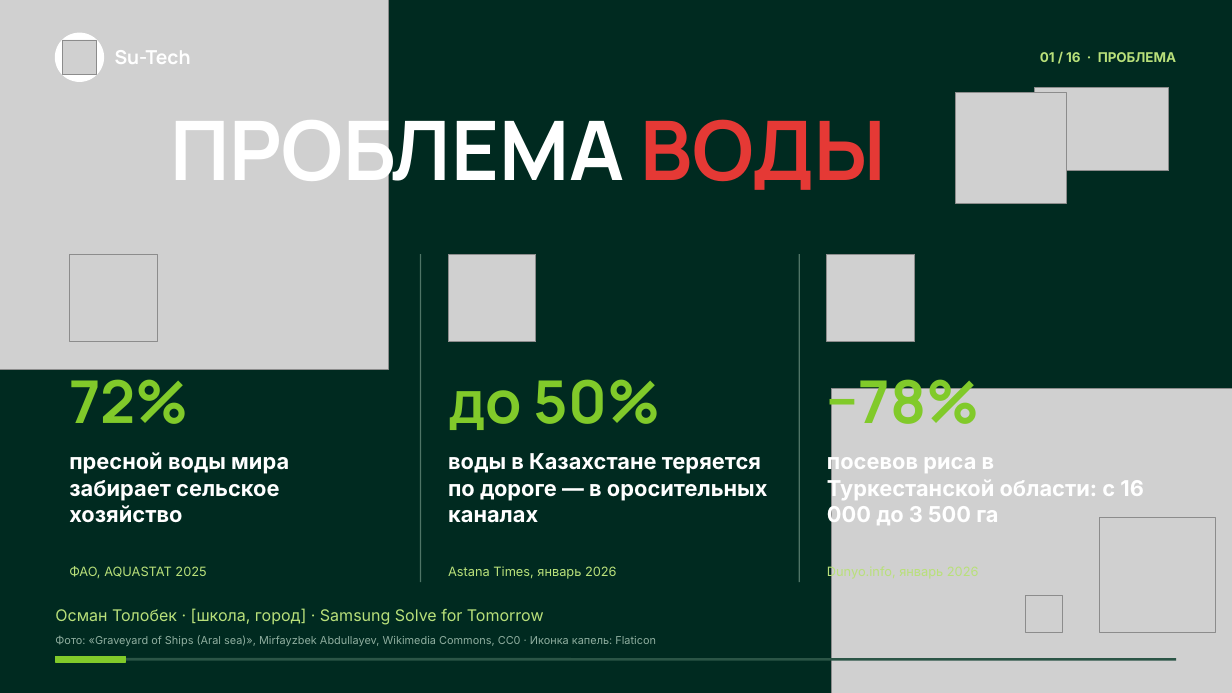
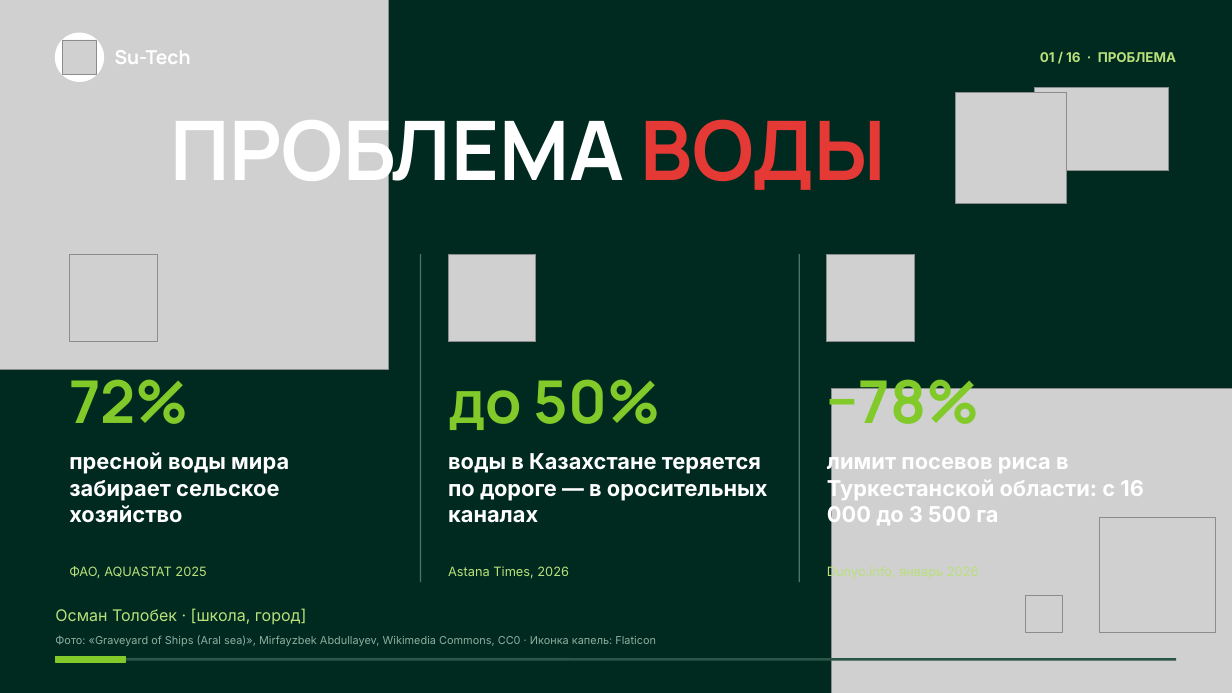
Before and after one commit to osmanri/sutech-core, a slide deck: slide 1 of docs/pitch/files/Su-Tech-Canva.pptx. Drawn at 1232x693 pixels with LibreOffice and Linux fonts; fonts in the diff are those of the drawing; grey boxes stand for pictures; background and template pictures are left out. Boxes give left, top, right and bottom in pixels: in the first picture for what was removed or moved away, otherwise in the second. Text is boxed around its words. In the diff, an @@ line names an element or a change of style, - is before the commit and + after.

```diff
--- a/docs/pitch/files/Su-Tech-Canva.pptx
+++ b/docs/pitch/files/Su-Tech-Canva.pptx
@@ text at bbox=[827, 451, 1144, 527]: text changed @@
-посевов риса в Туркестанской области: с 16 000 до 3 500 га
+лимит посевов риса в Туркестанской области: с 16 000 до 3 500 га
@@ text at bbox=[448, 566, 569, 578]: text changed @@
-Astana Times, январь 2026
+Astana Times, 2026
@@ text at bbox=[55, 608, 306, 625]: text changed @@
-Осман Толобек · [школа, город] · Samsung Solve for Tomorrow
+Осман Толобек · [школа, город]
```
Also in this commit, not shown: 5 other slides changed, 5 other files.
